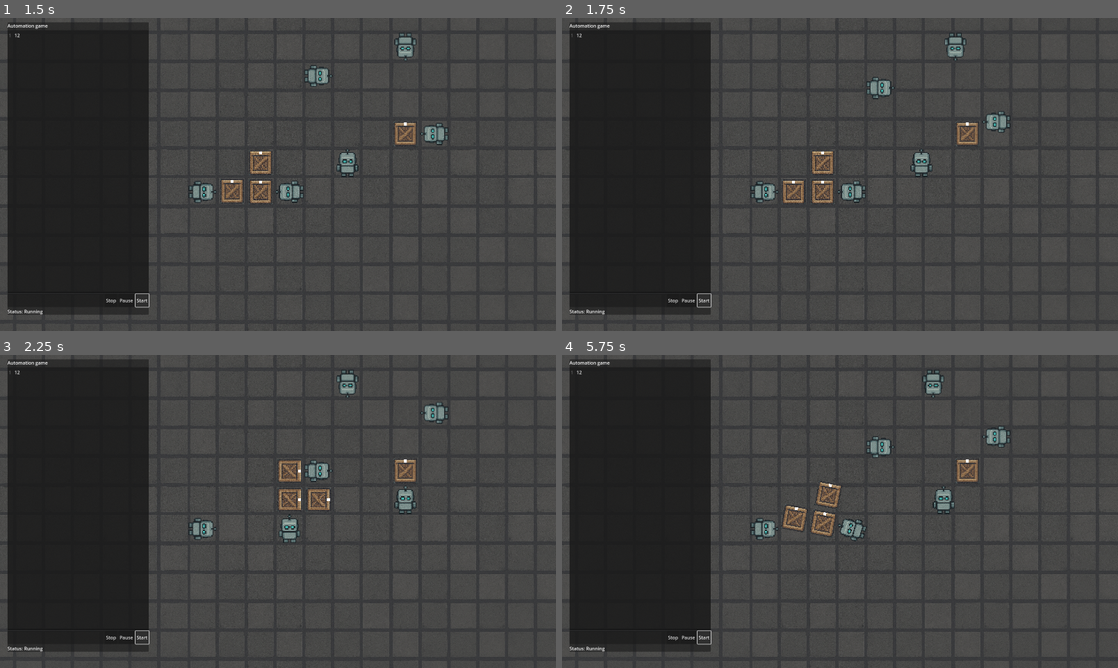
Above: before the commit, frames 1-4 (two rows, left to right).
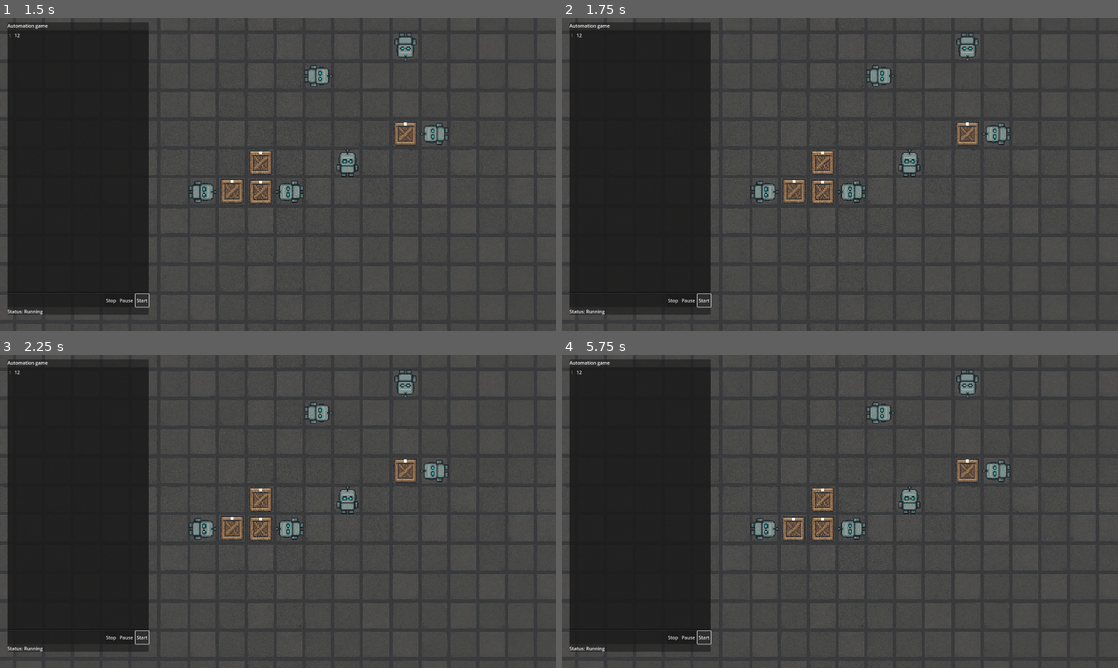
Above: after the commit, the same moments.

Repository: seriousdev-gh/automation-game
Game: Godot game, scene res://scenes/main.tscn
Two runs of this game, one before a commit and one after it. Both use one fixed random seed, a clock stepped at 60 frames per second and the inputs below.
Inputs (mouse positions are in pixels of both pictures, inside the frame that each line leads up to):
- Up to frame 1 (1.5 s): click (77, 161) at 0.52 s; type "12" at 0.6 s; click "Start" at 1.25 s
- Up to frame 2 (1.75 s): no input
- Up to frame 3 (2.25 s): click "Start" at 2 s
- Up to frame 4 (5.75 s): click "Stop" at 2.75 s; click "Stop" at 3.5 s; click "Stop" at 4.25 s; click "Start" at 5 s

Frame 1 is identical in both runs. In frame 2, 1.6% of the frame differs, in the area x 39-81%, y 4-60%; in frame 3, 3.4%; in frame 4, 2.8%.

Commit message:
bot program editor

Diff:
--- a/entities/bot/bot.gd
+++ b/entities/bot/bot.gd
@@ -3,7 +3,8 @@
 var tween_rotate: Tween = null
 const size = 100
 var command_index = 0
-@export var commands: Array[String] = ["right", "right", "grab", "left", "left", "release"]
+var commands: Array[String] = []
+var program_text: String
 
 var held_item: Node2D = null
 var grab_offset := Vector2(0, -100.0)
@@ -26,6 +27,12 @@
 	starting_rotation = global_rotation
 	real_position = starting_position
 	real_rotation = starting_rotation
+
+	commands = []
+	for line in program_text.split("\n"):
+		if line == "":
+			continue
+		commands.append(line)
 
 func reset() -> void:
 	if tween_move:
--- a/entities/bot/bot.tscn
+++ b/entities/bot/bot.tscn
@@ -15,6 +15,7 @@
 texture = ExtResource("1_cwism")
 
 [node name="Area2D" type="Area2D" parent="." groups=["draggable"]]
+visible = false
 
 [node name="CollisionShape2D" type="CollisionShape2D" parent="Area2D"]
 shape = SubResource("RectangleShape2D_cwism")
--- a/scenes/main.gd
+++ b/scenes/main.gd
@@ -48,9 +48,10 @@
 
 
 var dragged_node: Node2D = null
+var selected_node: Node2D = null
 var drag_offset = Vector2.ZERO
 
-func _input(event):
+func _unhandled_input(event):
 	if event is InputEventMouseButton and event.button_index == MOUSE_BUTTON_LEFT:
 		if event.pressed:
 			on_mouse_left_button_pressed(event)
@@ -58,30 +59,61 @@
 			on_mouse_left_button_released(event)
 
 func on_mouse_left_button_pressed(event):
-	if !Globals.is_stopped():
-		return
+	deselect()
+	check_mouse_collision_with_entities(event)
 
-	var mouse_pos = get_global_mouse_position()
+func check_mouse_collision_with_entities(event):
 	var query = PhysicsPointQueryParameters2D.new()
-	query.position = mouse_pos
+	query.position = get_global_mouse_position()
 	query.collide_with_areas = true
 	query.collision_mask = 0b1
 	var results = get_world_2d().direct_space_state.intersect_point(query)
 	for result in results:
 		if result.collider.is_in_group("draggable"):
-			dragged_node = result.collider.get_owner()
-			drag_offset = dragged_node.global_position - mouse_pos
-			break
+			var node = result.collider.get_owner()
+			select(node)
+			start_drag(node)
+			return
 
 func on_mouse_left_button_released(event):
+	stop_drag()
+
+func start_drag(node):
+	if Globals.is_stopped():
+		dragged_node = node
+		drag_offset = dragged_node.global_position - get_global_mouse_position()
+
+func stop_drag():
 	if dragged_node:
 		dragged_node.global_position = dragged_node.global_position.snapped(Vector2(100.0, 100.0))
 		if dragged_node.get_parent() == $items:
 			dragged_node.updateAttachedTransformsSelf()
-		dragged_node = null
+
+	dragged_node = null
+
+func select(node):
+	$Selection.visible = true
+	selected_node = node
+	if selected_node.get_parent() == $bots:
+		%CodeEdit.text = selected_node.program_text
+
+func deselect():
+	if selected_node:
+		$Selection.visible = false
+
+	selected_node = null
+	%CodeEdit.text = ""
 
 func _process(delta):
 	if dragged_node:
 		dragged_node.global_position = get_global_mouse_position() + drag_offset
 		if dragged_node.get_parent() == $items:
 			dragged_node.updateAttachedTransformsSelf()
+
+	if selected_node:
+		$Selection.global_position = selected_node.global_position + Vector2.UP * 50
+
+
+func _on_code_edit_text_changed() -> void:
+	if selected_node && selected_node.get_parent() == $bots:
+		selected_node.program_text = %CodeEdit.text
--- a/scenes/main.tscn
+++ b/scenes/main.tscn
@@ -1,9 +1,10 @@
-[gd_scene load_steps=6 format=3 uid="uid://b4k8vrjb75hbj"]
+[gd_scene load_steps=7 format=3 uid="uid://b4k8vrjb75hbj"]
 
 [ext_resource type="Script" uid="uid://dabl04pop0u8t" path="res://scenes/main.gd" id="1_0wfyh"]
 [ext_resource type="PackedScene" uid="uid://c22a2mqj5d4fv" path="res://entities/bot/bot.tscn" id="2_sugp2"]
 [ext_resource type="Texture2D" uid="uid://25mhcfwjwdgq" path="res://resources/floor.png" id="3_sugp2"]
 [ext_resource type="PackedScene" uid="uid://dl7of4uhgf2xp" path="res://entities/item/item.tscn" id="4_jyhfs"]
+[ext_resource type="PackedScene" uid="uid://y5q4m88qj0bl" path="res://scenes/selection.tscn" id="4_tbgi4"]
 
 [sub_resource type="Theme" id="Theme_jyhfs"]
 
@@ -53,27 +54,22 @@
 [node name="bot5" parent="bots" instance=ExtResource("2_sugp2")]
 position = Vector2(700, 600)
 rotation = 1.5708
-commands = Array[String](["wait", "wait", "wait", "wait", "grab", "ccw", "cw", "release"])
 
 [node name="bot8" parent="bots" instance=ExtResource("2_sugp2")]
 position = Vector2(1000, 600)
 rotation = -1.5708
-commands = Array[String](["grab", "cw", "ccw", "release", "wait", "wait", "wait", "wait"])
 
 [node name="bot2" parent="bots" instance=ExtResource("2_sugp2")]
 position = Vector2(1100, 200)
 rotation = 1.57079
-commands = Array[String](["down", "down", "grab", "up", "up", "release"])
 
 [node name="bot3" parent="bots" instance=ExtResource("2_sugp2")]
 position = Vector2(1400, 100)
 rotation = 3.14159
-commands = Array[String](["left", "left", "grab", "right", "right", "release"])
 
 [node name="bot4" parent="bots" instance=ExtResource("2_sugp2")]
 position = Vector2(1500, 400)
 rotation = 4.71238
-commands = Array[String](["up", "up", "grab", "down", "down", "release"])
 
 [node name="items" type="Node" parent="."]
 
@@ -88,6 +84,9 @@
 
 [node name="item4" parent="items" instance=ExtResource("4_jyhfs")]
 position = Vector2(900, 500)
+
+[node name="Selection" parent="." instance=ExtResource("4_tbgi4")]
+position = Vector2(-72.9999, -78)
 
 [node name="PanelContainer" type="PanelContainer" parent="."]
 z_index = 1
@@ -105,6 +104,7 @@
 text = "Automation game"
 
 [node name="CodeEdit" type="CodeEdit" parent="PanelContainer/VBoxContainer"]
+unique_name_in_owner = true
 layout_mode = 2
 size_flags_vertical = 3
 placeholder_text = "Place robot instruction here"
@@ -140,6 +140,7 @@
 text = "Status: Stopped"
 
 [connection signal="timeout" from="cycleTimer" to="." method="_on_cycle_timer_timeout"]
+[connection signal="text_changed" from="PanelContainer/VBoxContainer/CodeEdit" to="." method="_on_code_edit_text_changed"]
 [connection signal="pressed" from="PanelContainer/VBoxContainer/MarginContainer/PanelContainer/HBoxContainer/StopButton" to="." method="_on_button_reset_pressed"]
 [connection signal="pressed" from="PanelContainer/VBoxContainer/MarginContainer/PanelContainer/HBoxContainer/PauseButton" to="." method="_on_button_pause_pressed"]
 [connection signal="pressed" from="PanelContainer/VBoxContainer/MarginContainer/PanelContainer/HBoxContainer/StartButton" to="." method="_on_button_start_pressed"]
--- /dev/null
+++ b/scenes/selection.tscn
@@ -0,0 +1,8 @@
+[gd_scene format=3 uid="uid://y5q4m88qj0bl"]
+
+[node name="Selection" type="Node2D"]
+scale = Vector2(10, 10)
+
+[node name="Polygon2D" type="Polygon2D" parent="."]
+color = Color(1, 0, 0, 1)
+polygon = PackedVector2Array(0, 0, -2, -2, -1, -2, -1, -4, 1, -4, 1, -2, 2, -2)
